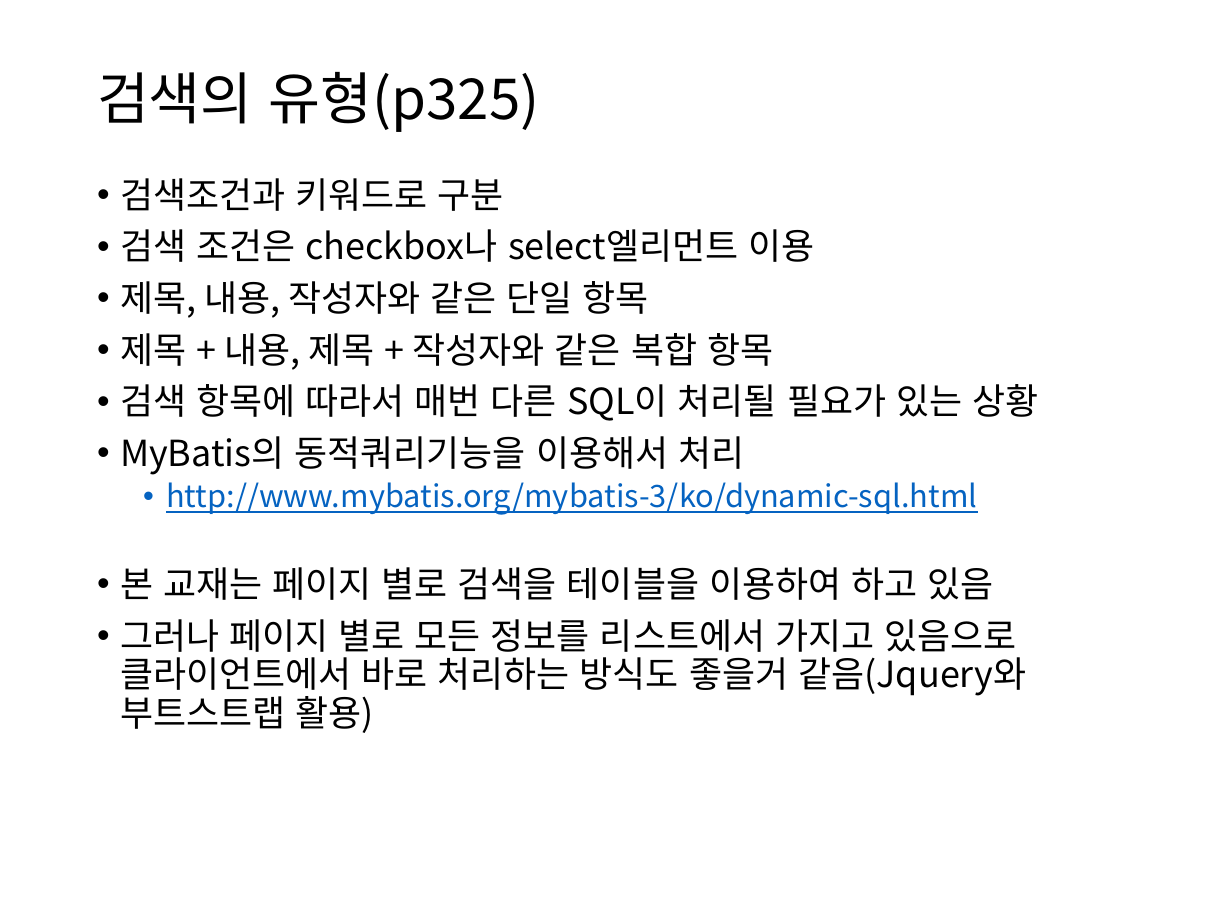
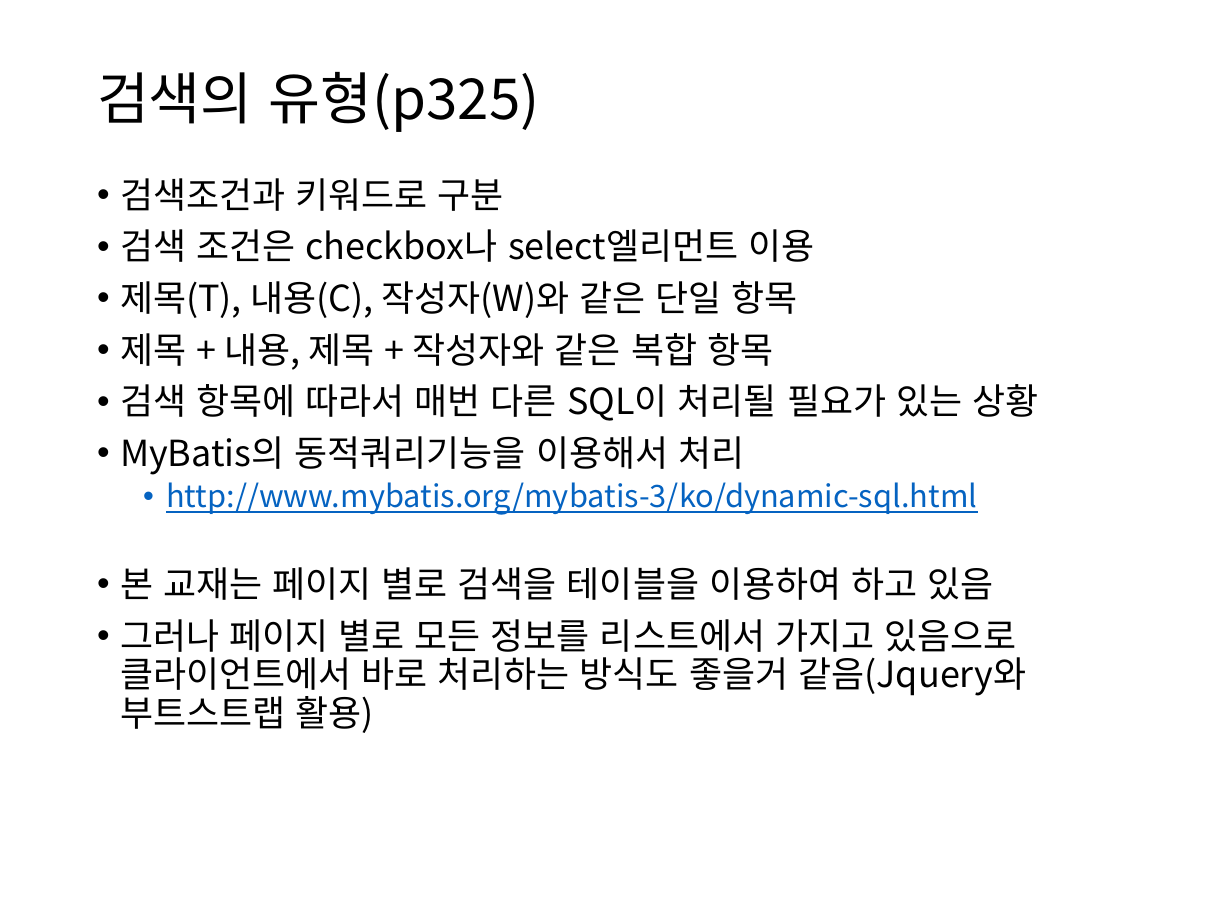
Before and after one commit to itrecipe/Web_Study_ez, a slide deck: slide 116 of spring - 학습자료/PART3.pptx. Drawn at 1232x924 pixels with LibreOffice and Linux fonts; fonts in the diff are those of the drawing. Boxes give left, top, right and bottom in pixels: in the first picture for what was removed or moved away, otherwise in the second. Text is boxed around its words. In the diff, an @@ line names an element or a change of style, - is before the commit and + after.

```diff
--- a/spring - 학습자료/PART3.pptx
+++ b/spring - 학습자료/PART3.pptx
@@ text at (x1=120, y1=281, x2=798, y2=318): text changed @@
-• 제목, 내용, 작성자와 같은 단일 항목
+• 제목(T), 내용(C), 작성자(W)와 같은 단일 항목
```
Also in this commit, not shown: 7 other slides changed.
